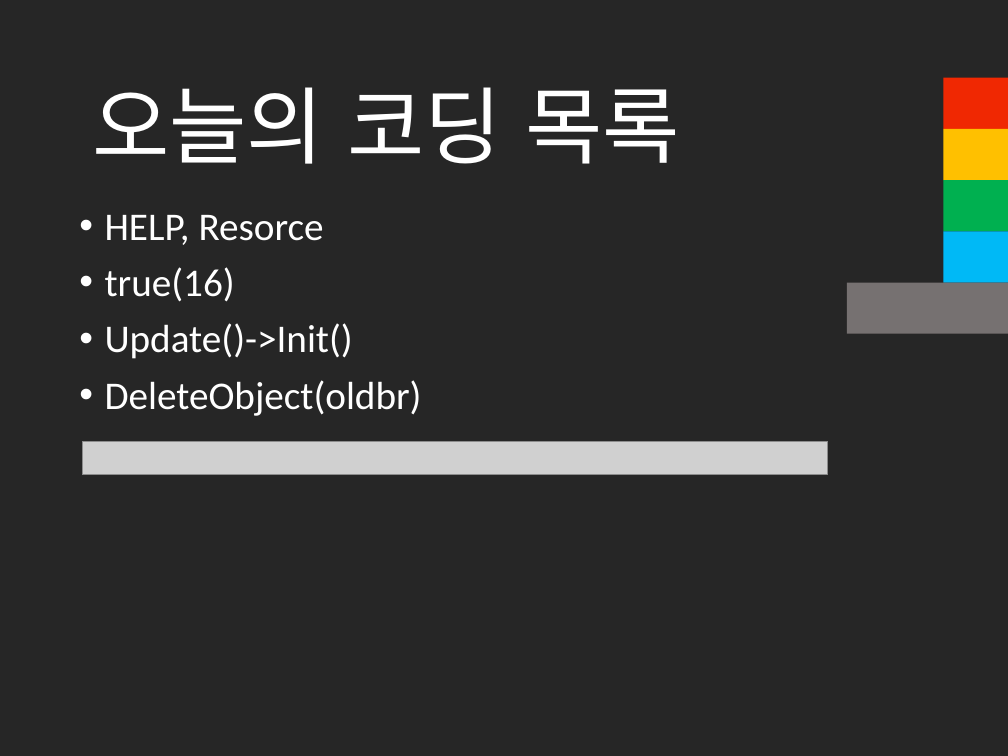
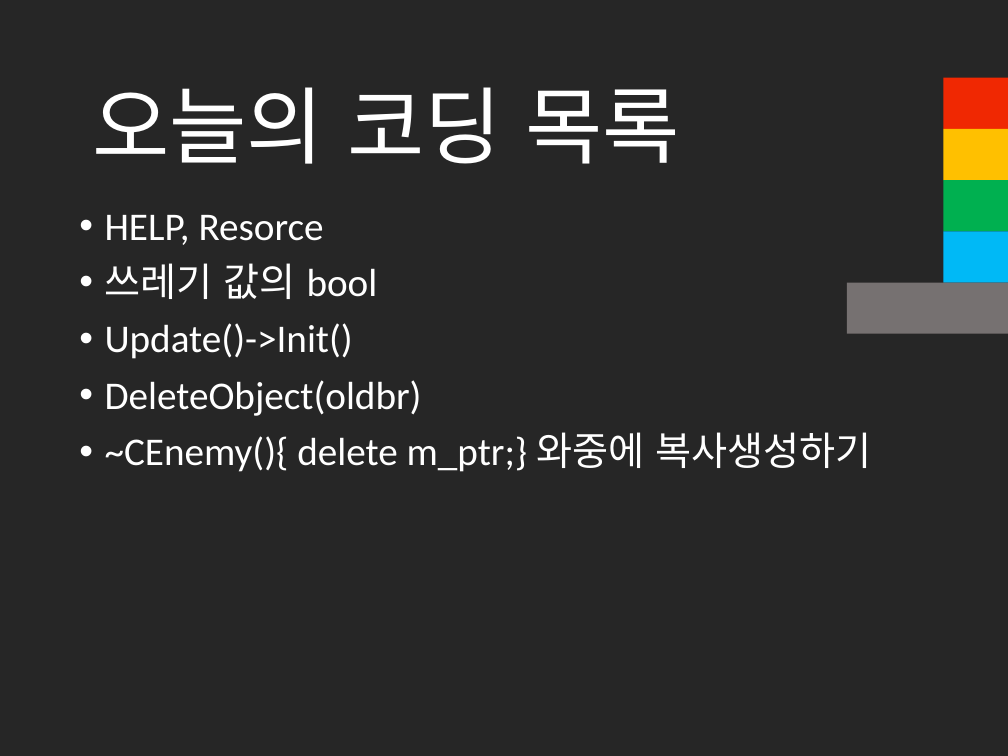
Before and after one commit to cmTEJAVA/Satellite, a slide deck: slide 12 of 발표자료/API 텀프로젝트 발표자료.pptx. Drawn at 1008x756 pixels with LibreOffice and Linux fonts; fonts in the diff are those of the drawing; grey boxes stand for pictures. Boxes give left, top, right and bottom in pixels: in the first picture for what was removed or moved away, otherwise in the second. Text is boxed around its words. In the diff, an @@ line names an element or a change of style, - is before the commit and + after.

```diff
--- a/발표자료/API 텀프로젝트 발표자료.pptx
+++ b/발표자료/API 텀프로젝트 발표자료.pptx
@@ text at (105, 263, 378, 299): text changed @@
-• true(16)
+• 쓰레기 값의 bool
@@ picture removed at (83, 442, 829, 475) @@
@@ text at (105, 432, 871, 472): paragraph added @@
+• ~CEnemy(){ delete m_ptr;} 와중에 복사생성하기
```
Also in this commit, not shown: 1 other slide changed, 3 other files.
